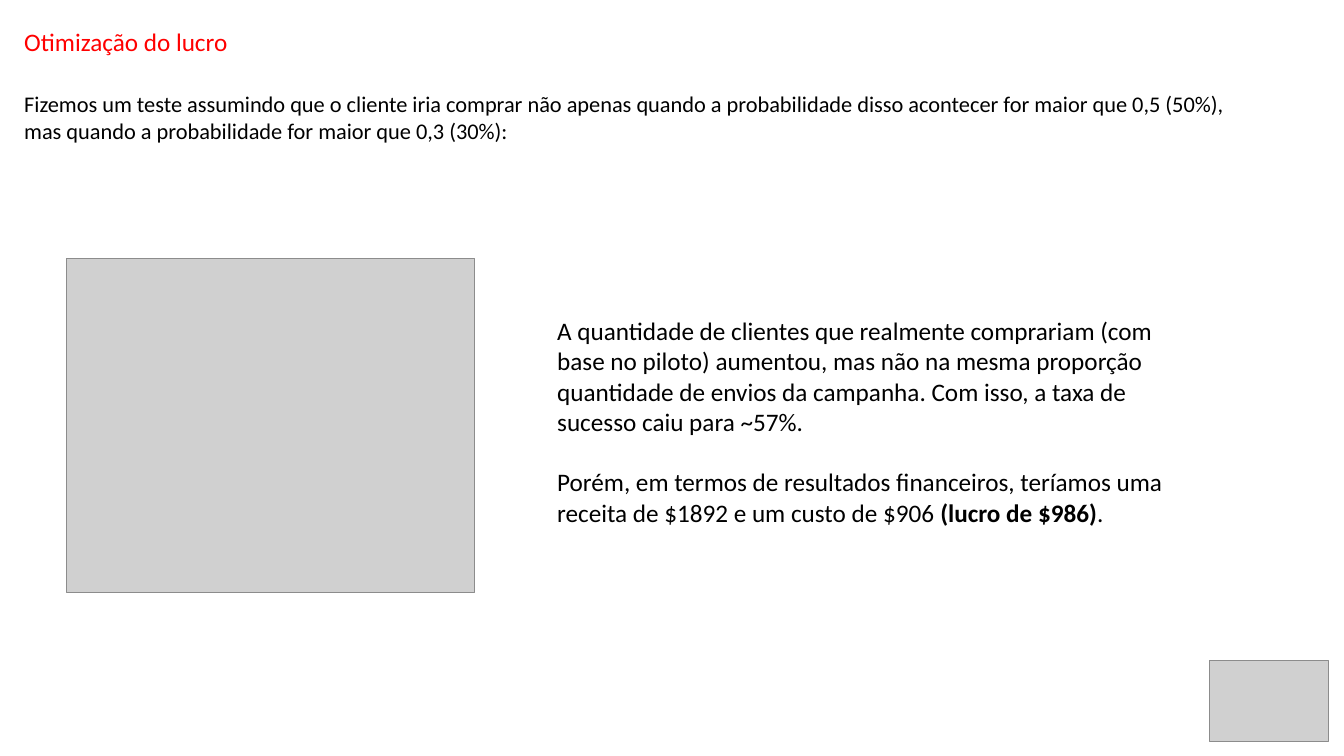
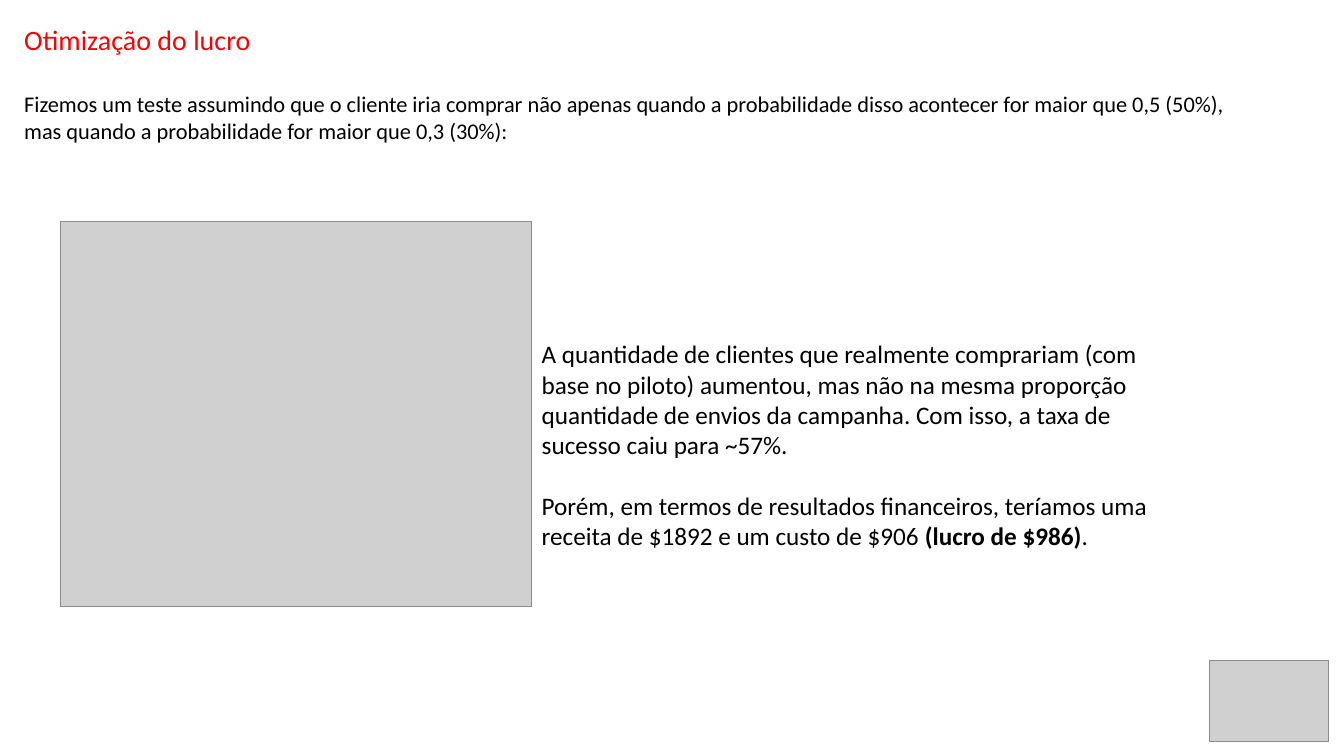
Before and after one commit to Danielgmelo/ifood, a slide deck: slide 27 of my_project/iFood CRM Data Analyst Case.pptx. Drawn at 1344x756 pixels with LibreOffice and Linux fonts; fonts in the diff are those of the drawing; grey boxes stand for pictures. Boxes give left, top, right and bottom in pixels: in the first picture for what was removed or moved away, otherwise in the second. Text is boxed around its words. In the diff, an @@ line names an element or a change of style, - is before the commit and + after.

```diff
--- a/my_project/iFood CRM Data Analyst Case.pptx
+++ b/my_project/iFood CRM Data Analyst Case.pptx
@@ text "Otimização do lucro" at (24, 30, 250, 55): size 18 to 20 pt @@
@@ picture: place and size @@
-picture at (67, 258, 475, 592)
+picture at (60, 222, 531, 607)
@@ text "A quantidade de clientes que ...": place and size @@
-text "A quantidade de clientes que ..." at (557, 321, 1162, 526)
+text "A quantidade de clientes que ..." at (542, 345, 1146, 549)
```
Also in this commit, not shown: 27 other slides changed, 1 other file.
